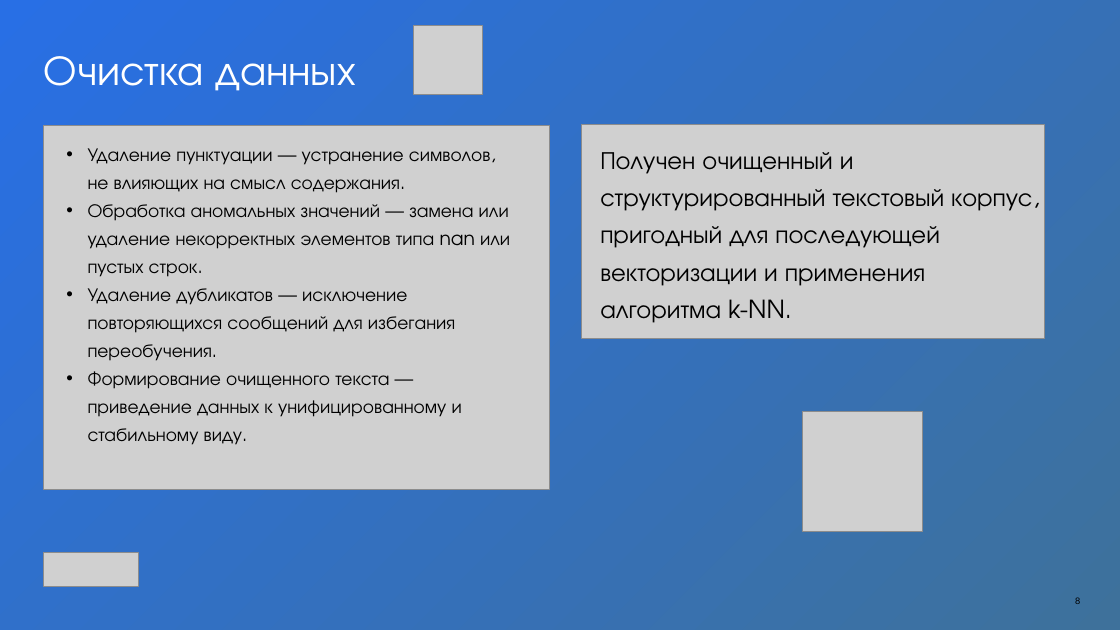
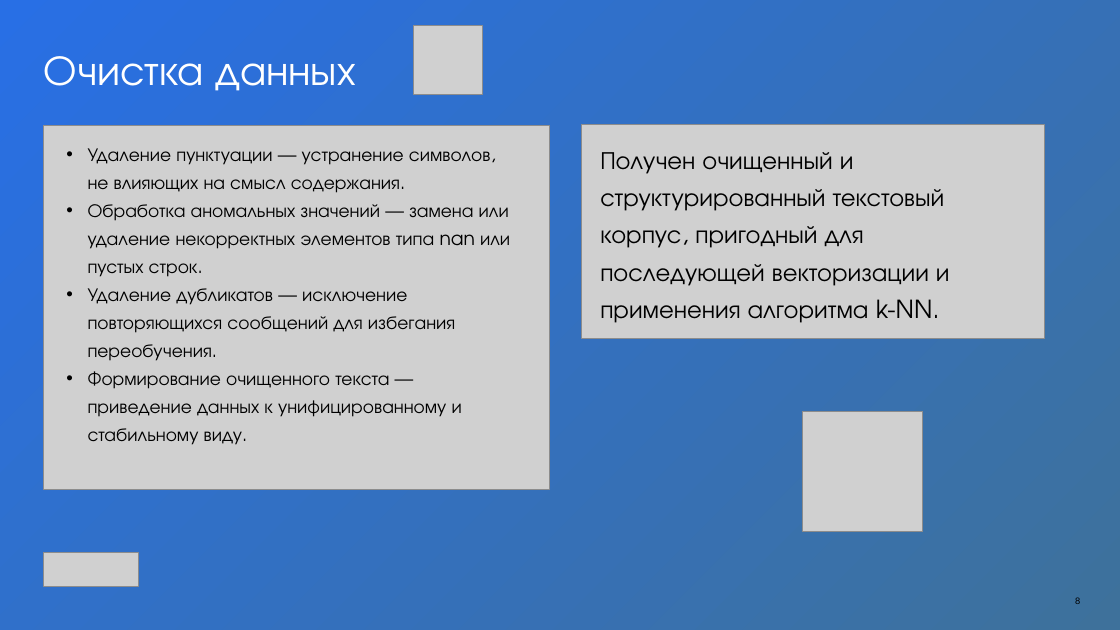
Before and after one commit to tmwsw/me5, a slide deck: slide 8 of Презентация курсовая Марин Виктор ИСП-21.pptx. Drawn at 1120x630 pixels with LibreOffice and Linux fonts; fonts in the diff are those of the drawing; grey boxes stand for pictures. Boxes give left, top, right and bottom in pixels: in the first picture for what was removed or moved away, otherwise in the second. Text is boxed around its words. In the diff, an @@ line names an element or a change of style, - is before the commit and + after.

```diff
--- a/Презентация курсовая Марин Виктор ИСП-21.pptx
+++ b/Презентация курсовая Марин Виктор ИСП-21.pptx
@@ text "Получен очищенный и структурированный текстовый ..." rewrapped from (x1=600, y1=152, x2=1032, y2=323) to (x1=600, y1=152, x2=950, y2=323) @@
```
Also in this commit, not shown: 2 other slides changed.
